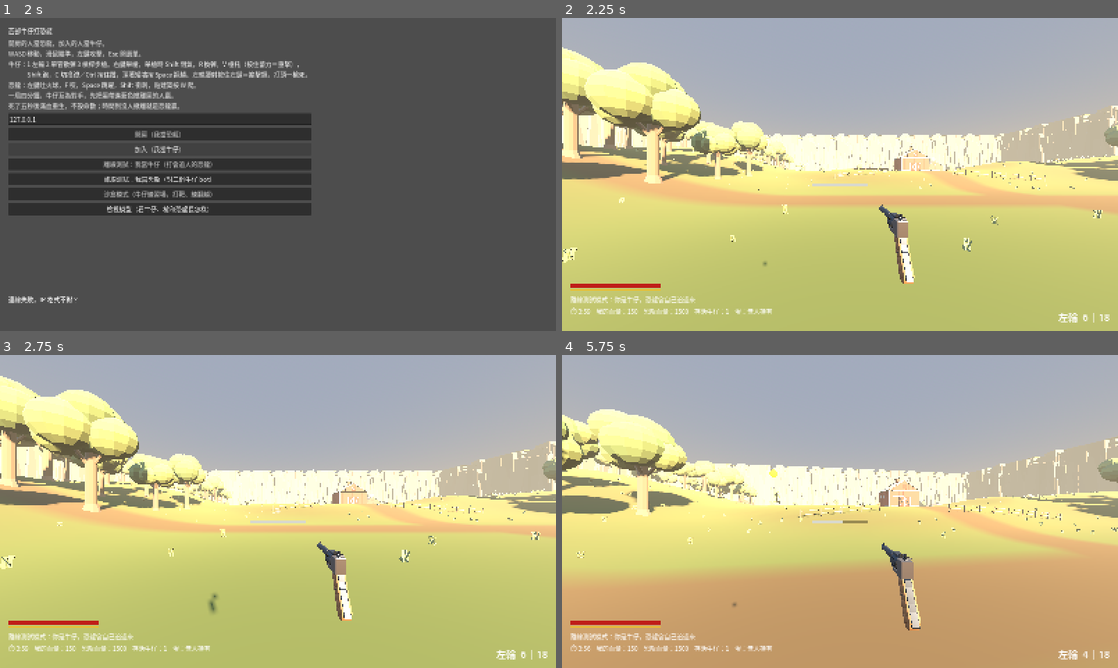
Above: before the commit, frames 1-4 (two rows, left to right).
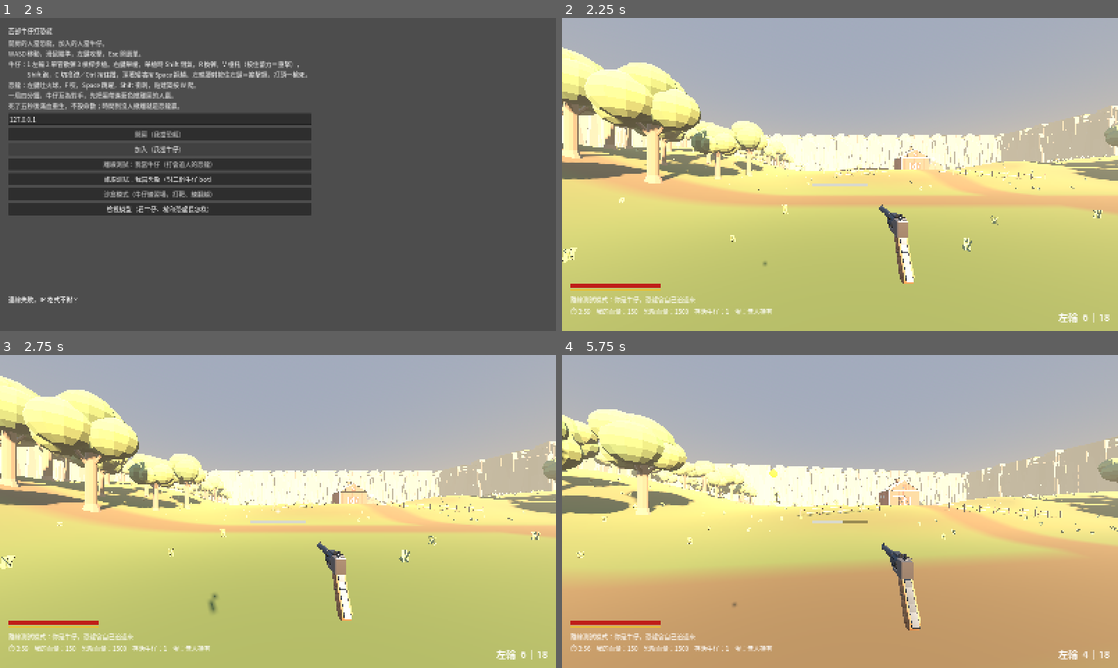
Above: after the commit, the same moments.

Repository: billxu0521/tank_war
Game: Godot game, scene res://main.tscn
Two runs of this game, one before a commit and one after it. Both use one fixed random seed, a clock stepped at 60 frames per second and the inputs below. Sound files missing from this copy of the repository are replaced by a short silence.
Inputs (mouse positions are in pixels of both pictures, inside the frame that each line leads up to):
- Up to frame 1 (2 s): click "開房（我當恐龍）" at 0.5 s; click "加入（我當牛仔）" at 1.25 s
- Up to frame 2 (2.25 s): click "離線測試：我當牛仔（打會追人的恐龍）" at 2 s
- Up to frame 3 (2.75 s): no input
- Up to frame 4 (5.75 s): tap Enter at 2.75 s; move the mouse to (867, 511) at 2.77 s; hold Ctrl (crouch) 2.78-3.53 s; hold W (move_forward) from 2.78 s (still down); click (867, 511) at 2.92 s; tap Space (jump) at 3.02, 3.32, 3.77, 3.8, 4.07, 4.35, 5.27, 5.57 s; tap Shift (sprint) at 3.05, 3.6, 5.3 s; move the mouse to (812, 511) at 3.52 s; move the mouse to (851, 505) at 4.27 s; hold Ctrl (crouch) 4.28-5.03 s; move the mouse to (834, 517) at 5.02 s; right-click (834, 517) at 5.1 s; click (834, 517) at 5.17 s

Frame 1 is identical in both runs. In frame 2, 0.4% of the frame differs, in the area x 2-99%, y 11-75%; in frame 3, 0.4%; in frame 4, 0.9%, in the area x 3-100%, y 17-65%.

Commit message:
fix: 翻越——柵欄和牆原本翻不過去，改成探三個深度；加翻越動作
- 原本只往障礙裡探 25 公分找頂面，柵欄和牆只有 20 公分厚，探過頭打到另一邊地面，
  當成太矮不用翻：全場 116 段柵欄一段都翻不過。改成探 5/15/30 公分取最高，翻得過 115 段
- 不用先撞上去：面前 1 公尺內有東西、按住往前＋Space 就翻
- 動作：撐上、越過、落下的曲線（0.55 秒），鏡頭點頭側傾、槍放低，起跳落地有聲音
- 地形：平地核心改用排他權重，站在平地中央一定剛好平（單純加權平均會被隔壁過渡帶拉歪）
- 測試：翻柵欄、從窗戶翻進農舍、穀倉的牆翻不過；測試加總幀數上限，腳本壞掉不會卡住

Co-Authored-By: Claude Opus 5.5 (1M context) <noreply@anthropic.com>

Diff:
--- a/cowboy/cowboy.gd
+++ b/cowboy/cowboy.gd
@@ -42,7 +42,7 @@
 @export var vault_max_height := 1.5
 ## 障礙要在多近才翻得到。
 @export var vault_reach := 1.0
-@export var vault_time := 0.45
+@export var vault_time := 0.55
 @export var vault_stamina := 20.0
 ## 翻上去之後往前站多遠（從障礙前緣算）。要大於「障礙厚度 + 膠囊半徑」，
 ## 不然翻過薄牆時人會落在牆邊，膠囊卡進牆裡導致整個翻越被判定為不可行。
@@ -112,6 +112,8 @@
 var _stamina_bar_width: float
 ## 翻越中：位置交給 Tween，一般移動和重力都先停掉
 var vaulting := false
+## 翻越進度 0..1（鏡頭點頭、槍放低、撐障礙的那隻手都看這個）
+var vault_t := 0.0
 ## 這一 frame 累積的滑鼠視角增量（弧度），給 Viewmodel 的武器搖擺用，讀走就清零
 var _look_delta := Vector2.ZERO
 var _step_timer := 0.0
@@ -180,6 +182,9 @@
 		# 換成 AudioStreamPlayer3D 再加一條 RPC。
 		_apply_crouch(sync_crouching, delta)
 		return
+	# 翻越：鏡頭往下點頭、往側邊歪一下，看得出自己撐過去了
+	var v := sin(PI * vault_t)
+	_camera.rotation = Vector3(-0.22 * v, 0.0, 0.12 * v)
 	# 打中人準心閃紅，遠距離看不出血條掉，這是唯一的命中確認
 	_crosshair.modulate = Color(1, 0.3, 0.25) if hit_until > Time.get_ticks_msec() else Color.WHITE
 	_hp_fill.size.x = (_hp_fill.get_parent() as Control).size.x * clampf(float(hp) / max_hp, 0.0, 1.0)
@@ -520,17 +525,16 @@
 
 
 ## 面前有沒有翻得過去的東西？有就翻，回傳 true。
-## 三個條件缺一不可：往前推、身體真的頂到東西（`is_on_wall()`）、那個東西高度剛好。
-## 站在障礙旁邊按跳不算——要「撞上去」才會翻。
+## 條件：往前推、面前 vault_reach 內有東西、那個東西高度剛好（柵欄、窗台、乾草捲、矮牆）。
+## 不用先撞上去——以前要 is_on_wall()，走到柵欄前按 Space 常常沒反應，看起來像沒有翻越。
 ##
 ## pressing_forward 用傳的不用自己讀 Input：headless 測試沒辦法模擬按鍵。
 ##
-## ponytail: 位置直接用 Tween 拉過去，沒有攀爬動畫，翻越途中也不做碰撞。
-## 要做「翻到一半被打斷」再改成自己算位移。
+## ponytail: 翻越途中位置交給 Tween、不做碰撞。要做「翻到一半被打斷」再改成自己算位移。
 func try_vault(pressing_forward: bool) -> bool:
 	if vaulting or stamina < vault_stamina:
 		return false
-	if not pressing_forward or not is_on_wall():
+	if not pressing_forward:
 		return false
 
 	var forward := -global_transform.basis.z
@@ -540,10 +544,15 @@
 	if wall.is_empty():
 		return false
 
-	# 從障礙上方往下打，找出頂面在哪
-	var probe := Vector3(wall["position"].x, 0.0, wall["position"].z) + forward * 0.25
-	probe.y = global_position.y + vault_max_height + 0.3
-	var top := _ray(probe, probe + Vector3.DOWN * (vault_max_height + 0.6))
+	# 從障礙上方往下打，找出頂面在哪。往裡探三個深度取最高的：
+	# 柵欄和牆只有 20 公分厚，只探一個 25 公分會越過它、打到另一邊的地上，當成「太矮不用翻」
+	var top := {}
+	for depth: float in [0.05, 0.15, 0.3]:
+		var probe := Vector3(wall["position"].x, 0.0, wall["position"].z) + forward * depth
+		probe.y = global_position.y + vault_max_height + 0.3
+		var hit := _ray(probe, probe + Vector3.DOWN * (vault_max_height + 0.6))
+		if not hit.is_empty() and (top.is_empty() or hit["position"].y > top["position"].y):
+			top = hit
 	if top.is_empty():
 		return false
 
@@ -564,14 +573,24 @@
 	spend_stamina(vault_stamina)
 	vaulting = true
 	velocity = Vector3.ZERO
-	# 先垂直爬上去再往前跨，一條斜線會像穿模而不是翻越
+	if _jump_sound:
+		_jump_sound.play()
+	# 一條「先往上撐、越過頂面、往前落下」的曲線。直線拉過去會像穿模而不是翻越
+	var start := global_position
+	var over := Vector3(top["position"].x, top["position"].y + 0.25, top["position"].z)
+	var c1 := Vector3(start.x, over.y + 0.15, start.z)
+	var c2 := over + forward * 0.3
 	var tween := create_tween()
-	tween.tween_property(
-		self, "global_position", Vector3(global_position.x, landing.y, global_position.z),
-		vault_time * 0.6
-	)
-	tween.tween_property(self, "global_position", landing, vault_time * 0.4)
-	tween.finished.connect(func(): vaulting = false)
+	tween.set_process_mode(Tween.TWEEN_PROCESS_PHYSICS)
+	tween.tween_method(func(t: float) -> void:
+		vault_t = t
+		global_position = start.bezier_interpolate(c1, c2, landing, t), 0.0, 1.0, vault_time)
+	tween.finished.connect(func():
+		vaulting = false
+		vault_t = 0.0
+		_fall_top = global_position.y
+		if _land_sound:
+			_land_sound.play())
 	return true
 
 
--- a/cowboy/viewmodel.gd
+++ b/cowboy/viewmodel.gd
@@ -149,6 +149,8 @@
 				if Input.is_action_just_pressed("weapon_%d" % (i + 1)):
 					switch_weapon(i)
 		_update_melee_input(delta)
+	# 翻越、爬梯子時槍放低（手去撐東西了）
+	weapon.lower = move_toward(weapon.lower, 1.0 if (_player.vaulting or _player.is_climbing()) else 0.0, delta * 6.0)
 	_update_ads(Input.is_action_pressed("aim"), delta)
 	_update_breath(Input.is_action_pressed("sprint"), delta)
 	_update_sway(delta)
--- a/cowboy/weapon.gd
+++ b/cowboy/weapon.gd
@@ -81,6 +81,8 @@
 var _melee := 0.0        # 近戰槍托往前推，1 → 0
 ## 重擊蓄力 0..1，Viewmodel 每幀設。蓄越滿槍拉得越後面
 var windup := 0.0
+## 把槍放低 0..1（翻越、爬梯子時手要去撐東西），Viewmodel 每幀設
+var lower := 0.0
 
 @onready var _anim: AnimationPlayer = find_child("AnimationPlayer", true, false)
 
@@ -205,10 +207,10 @@
 	if _model:
 		var thrust := sin(PI * _melee)   # 推出去再收回來
 		# 後座：往後退、槍口上揚。換彈：往下沉、往內側翻，看得到裝填口。近戰：往前捅
-		_model.position = _rest_pos + Vector3(0.0, -0.05 * _reload_pose,
-			0.06 * _kick - 0.18 * thrust + 0.12 * windup)
-		_model.rotation = _rest_rot + Vector3(0.22 * _kick - 0.35 * _reload_pose - 0.3 * thrust,
-			0.0, 0.5 * _reload_pose + 0.4 * windup)
+		_model.position = _rest_pos + Vector3(0.12 * lower, -0.05 * _reload_pose - 0.22 * lower,
+			0.06 * _kick - 0.18 * thrust + 0.12 * windup + 0.05 * lower)
+		_model.rotation = _rest_rot + Vector3(0.22 * _kick - 0.35 * _reload_pose - 0.3 * thrust - 0.8 * lower,
+			0.0, 0.5 * _reload_pose + 0.4 * windup + 0.5 * lower)
 
 	# 擊錘：模型建的是扳起來的樣子。開槍瞬間往前打下去，上膛後半段扳回來
 	var hammer := get_node_or_null(hammer_path) as Node3D
--- a/terrain.gd
+++ b/terrain.gd
@@ -42,21 +42,35 @@
 ## 這一點的地面高度（整平區已經算進去）
 func height(x: float, z: float) -> float:
 	var h := raw(x, z)
-	# 平均時權重取 4 次方：站在某塊平地正中央（權重 1）就幾乎只聽它的，
-	# 旁邊那塊的過渡帶（權重 0.5 → 0.06）插不太進來；兩塊之間照樣平順接起來。
-	# 兩塊平地本身的高度已經在 settle() 裡拉近過，中間不會擠出陡坡
-	var wmax := 0.0
-	var wsum := 0.0
-	var hsum := 0.0
+	# 每塊平地的權重再乘上「不在其他平地裡」的程度：站在某塊平地中央（權重 1），
+	# 其他平地的權重全變 0，高度一定剛好是這塊的——單純加權平均會被隔壁過渡帶拉歪（實測 0.8 公尺，
+	# 窗台下的牆腳被埋掉，翻越偵測直接從底下穿過去）。兩塊之間照樣平順接起來
+	var ws: Array[float] = []
+	var hs: Array[float] = []
 	for p: Dictionary in _pads:
 		var w := _pad_weight(p, x, z)
-		var k := pow(w, 4.0)
-		wmax = maxf(wmax, w)
-		wsum += k
-		hsum += k * float(p["h"])
-	if wsum <= 0.0:
+		if w > 0.0:
+			ws.append(w)
+			hs.append(p["h"])
+	if ws.is_empty():
 		return h
-	return lerpf(h, hsum / wsum, wmax)
+	var wmax := 0.0
+	var best := 0.0
+	var esum := 0.0
+	var hsum := 0.0
+	for i in ws.size():
+		var e := ws[i]
+		for j in ws.size():
+			if j != i:
+				e *= 1.0 - ws[j]
+		esum += e
+		hsum += e * hs[i]
+		if ws[i] > wmax:
+			wmax = ws[i]
+			best = hs[i]
+	# 兩塊平地的核心重疊時兩個都乘成 0；settle() 已經把它們拉成一樣高，取權重最大的就好
+	var target := hsum / esum if esum > 1e-6 else best
+	return lerpf(h, target, wmax)
 
 
 ## 圓形整平區（農莊、撤離區）：半徑內全平，往外 PAD_FALL 公尺慢慢接回丘陵。
--- a/test_battle.gd
+++ b/test_battle.gd
@@ -36,6 +36,7 @@
 		_case_rural()
 		_case_terrain()
 		_case_interact()
+		_case_vault()
 		_case_back_to_lobby()
 		_case_cover()
 		_case_trex_rig()
@@ -50,7 +51,11 @@
 		_case_arena_walls()
 		_start_gun_case()
 		return false
-	# 剩下的要跨好幾個 frame 才驗得到
+	# 剩下的要跨好幾個 frame 才驗得到。總幀數設上限：腳本編譯壞掉時各階段等不到條件，
+	# 沒有上限測試會永遠卡住，而不是回報失敗
+	if _frames > 3000:
+		_ck(false, "測試跑超過 3000 幀還沒結束（卡在第 %d 階段）" % _phase)
+		return _done()
 	match _phase:
 		0:  # 牛仔開槍打恐龍。等一個物理幀讓位置進到物理世界，射線才打得到；
 			# 子彈會飛，15 公尺要飛幾幀才到
@@ -96,7 +101,7 @@
 		printerr("有 %d 項失敗" % _fails)
 		quit(1)
 	else:
-		print("OK：生怪、傷害、時間到判勝、重生、咬擊方向、離線兩種模式、牛仔身分與開槍、按鍵綁定、三把槍與音效不延遲子彈下墜有效射程爆頭閉氣蹲穩摔落輕重近戰兩條體力、沙盒、鄉村柵欄、地形起伏、F 開門爬梯子、回大廳重開、建築擋視線、圍牆擋出界、暴龍骨架與尾巴慣性、側傾與位移延遲、開槍命中恐龍、恐龍跳躍、牛仔 bot、體力規則、衝刺技能、蛋與撤離、恐龍撿不到蛋、火球、中彈踉蹌都正常")
+		print("OK：生怪、傷害、時間到判勝、重生、咬擊方向、離線兩種模式、牛仔身分與開槍、按鍵綁定、三把槍與音效不延遲子彈下墜有效射程爆頭閉氣蹲穩摔落輕重近戰兩條體力、沙盒、鄉村柵欄、地形起伏、F 開門爬梯子、翻柵欄和窗台、回大廳重開、建築擋視線、圍牆擋出界、暴龍骨架與尾巴慣性、側傾與位移延遲、開槍命中恐龍、恐龍跳躍、牛仔 bot、體力規則、衝刺技能、蛋與撤離、恐龍撿不到蛋、火球、中彈踉蹌都正常")
 	return true
 
 # --- 共用 ---
@@ -555,6 +560,52 @@
 		_ck(not me.is_climbing(), "爬到一半要放得開")
 	_end(m)
 
+## 翻越：柵欄、窗台翻得過去（不用先撞上去），穀倉的牆太高翻不過去
+func _case_vault() -> void:
+	var m := _new_offline_game()
+	var me: Node3D = m.players.get_node(^"1")
+	m.players.get_node(^"2").global_position = Vector3(0, 300, 0)   # 恐龍閃開
+
+	# 柵欄：找一段柵欄，站在它前面 0.7 公尺、面向它
+	var fence: Node3D = null
+	for n in m.get_node(^"Arena").get_children():
+		if n is StaticBody3D and n.get_child_count() > 3 and absf(n.global_basis.x.y) < 0.02:
+			fence = n   # 挑一段平的，斜坡上的柵欄起跳點不好算
+			break
+	_ck(fence != null, "場上要有柵欄")
+	if fence:
+		var normal: Vector3 = fence.global_basis.z
+		var at: Vector3 = fence.global_position + normal * 0.7
+		me.global_position = m._on_ground(Vector3(at.x, 0, at.z))   # _on_ground 的 y 是離地高度，別把已經貼地的高度再加一次
+		me.rotation = Vector3(0, atan2(normal.x, normal.z), 0)
+		var before: float = me.stamina
+		_ck(me.try_vault(true), "站在柵欄前按 Space 要翻得過去（不用先撞上去）")
+		_ck(me.vaulting and me.stamina < before, "翻越要開始動作、吃體力")
+		me.vaulting = false
+
+	# 農舍的窗：窗台 1 公尺，從窗外翻進屋裡
+	var house := Vector3.ZERO
+	for n in m.get_node(^"Arena").get_children():
+		if n is MeshInstance3D and n.mesh == m._props[&"House"]:
+			house = n.global_position
+			break
+	me.global_position = m._on_ground(Vector3(house.x + 3.0, 0, house.z + 4.0 + 0.7))
+	me.rotation = Vector3.ZERO   # 面向 -Z，對著前牆的右窗
+	me.stamina = me.max_stamina
+	_ck(me.try_vault(true), "站在窗外要能從窗戶翻進去")
+	me.vaulting = false
+
+	# 穀倉的牆 8 公尺：翻不過去
+	var b: Rect2 = m._blocked[0]
+	var c := b.get_center()
+	var wall_x: float = c.x + (b.size.x - 2.0 * m.SPAWN_CLEARANCE) * 0.5
+	me.global_position = m._on_ground(Vector3(wall_x + 0.7, 0, c.y + 3.0))
+	me.rotation = Vector3(0, PI * 0.5, 0)   # 面向 -X，對著穀倉右牆
+	me.stamina = me.max_stamina
+	_ck(not me.try_vault(true), "穀倉的牆太高，不能翻")
+	_ck(not me.try_vault(false), "沒按住往前不能翻")
+	_end(m)
+
 ## 牛仔的操作都要有綁鍵，鍵盤和手把兩邊都要（FNE 的約定）
 func _case_input_map() -> void:
 	for a in ["move_forward", "move_back", "move_left", "move_right", "jump", "sprint",
